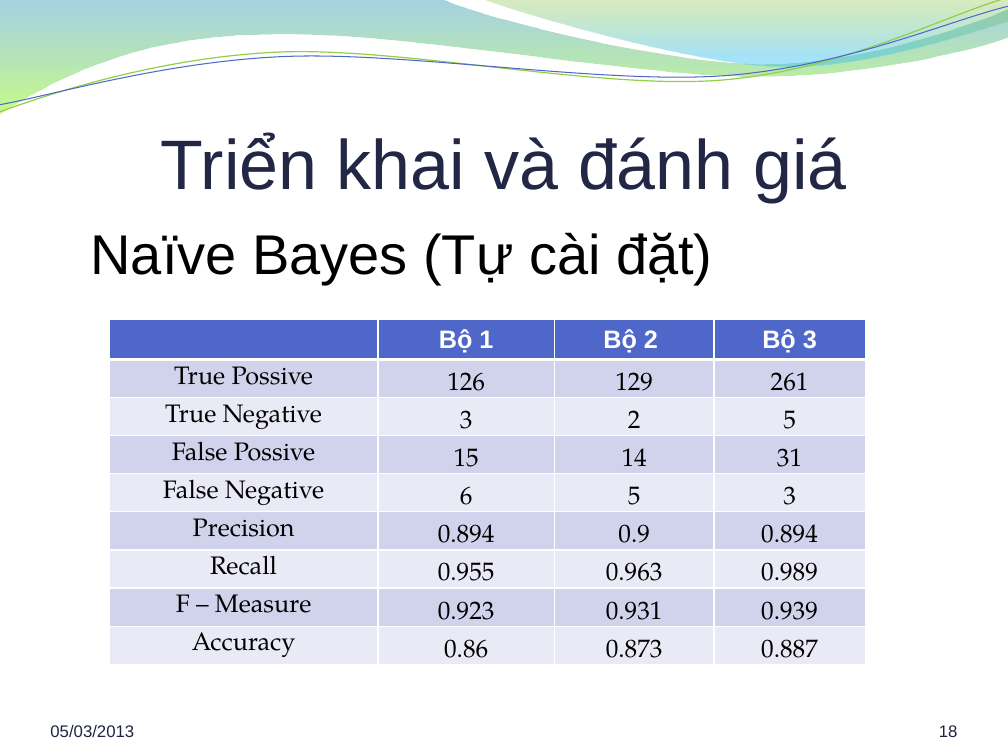
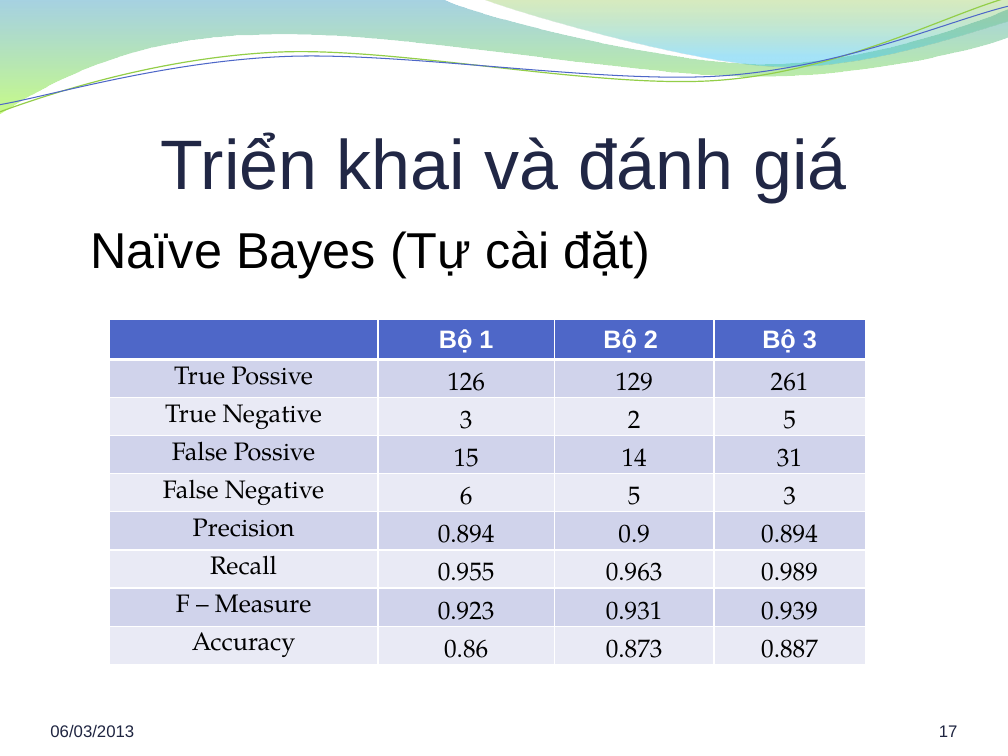
Before and after one commit to hung94it/benhvien, a slide deck: slide 17 of Diabetes/Documents/Report/Bao cao khoa luan.pptx (slide 18 before the commit). Drawn at 1008x756 pixels with LibreOffice and Linux fonts; fonts in the diff are those of the drawing; background and template pictures are left out. Boxes give left, top, right and bottom in pixels: in the first picture for what was removed or moved away, otherwise in the second. Text is boxed around its words. In the diff, an @@ line names an element or a change of style, - is before the commit and + after.

```diff
--- a/Diabetes/Documents/Report/Bao cao khoa luan.pptx
+++ b/Diabetes/Documents/Report/Bao cao khoa luan.pptx
@@ text "Naïve Bayes (Tự cài đặt)" at bbox=[91, 231, 651, 278]: size 40 to 36 pt @@
@@ text at bbox=[50, 725, 134, 737]: text changed @@
-05/03/2013
+06/03/2013
@@ page number at bbox=[939, 725, 958, 737]: text changed @@
-18
+17
```
Also in this commit, not shown: 23 other slides changed, 4 slides added, 5 slides removed, 3 other files.
